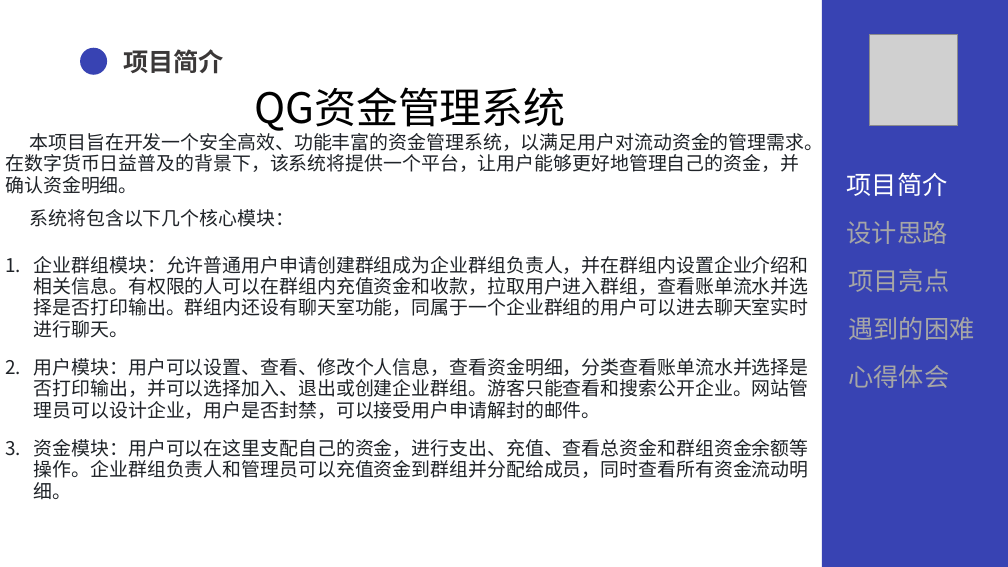
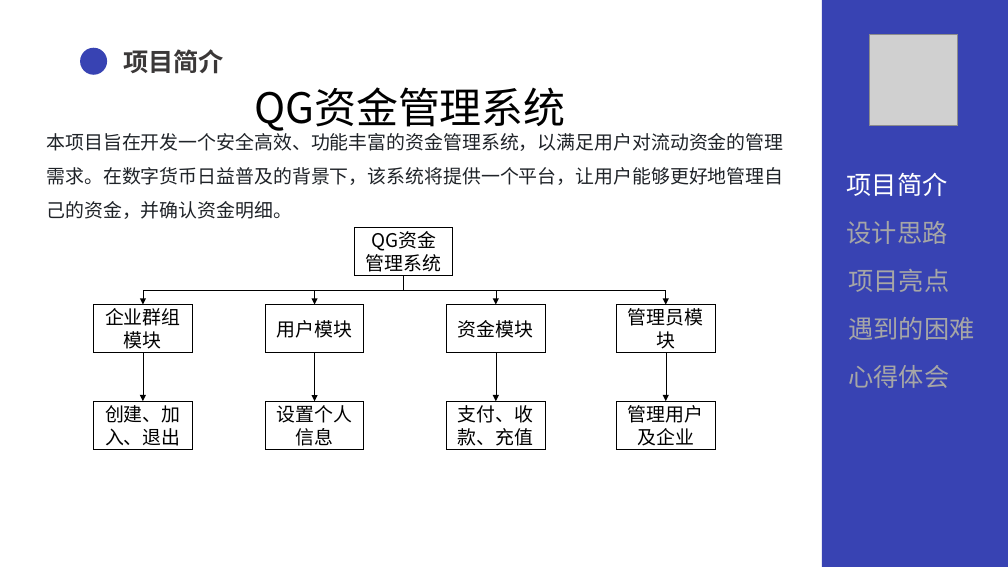
Before and after one commit to fjm0126/Qg-MoneySystem, a slide deck: slide 4 of doucument/QG答辩.pptx. Drawn at 1008x567 pixels with LibreOffice and Linux fonts; fonts in the diff are those of the drawing; grey boxes stand for pictures. Boxes give left, top, right and bottom in pixels: in the first picture for what was removed or moved away, otherwise in the second. Text is boxed around its words. In the diff, an @@ line names an element or a change of style, - is before the commit and + after.

```diff
--- a/doucument/QG答辩.pptx
+++ b/doucument/QG答辩.pptx
@@ text at (46, 130, 783, 219): text changed @@
-本项目旨在开发一个安全高效、功能丰富的资金管理系统，以满足用户对流动资金的管理需求。在数字货币日益普及的背景下，该系统将提供一个平台，让用户能够更好地管理自己的资金，并确认资金明细。
-系统将包含以下几个核心模块：
-1. 企业群组模块：允许普通用户申请创建群组成为企业群组负责人，并在群组内设置企业介绍和相关信息。有权限的人可以在群组内充值资金和收款，拉取用户进入群组，查看账单流水并选择是否打印输出。群组内还设有聊天室功能，同属于一个企业群组的用户可以进去聊天室实时进行聊天。
-2. 用户模块：用户可以设置、查看、修改个人信息，查看资金明细，分类查看账单流水并选择是否打印输出，并可以选择加入、退出或创建企业群组。游客只能查看和搜索公开企业。网站管理员可以设计企业，用户是否封禁，可以接受用户申请解封的邮件。
-3. 资金模块：用户可以在这里支配自己的资金，进行支出、充值、查看总资金和群组资金余额等操作。企业群组负责人和管理员可以充值资金到群组并分配给成员，同时查看所有资金流动明细。
+本项目旨在开发一个安全高效、功能丰富的资金管理系统，以满足用户对流动资金的管理
+需求。在数字货币日益普及的背景下，该系统将提供一个平台，让用户能够更好地管理自
+己的资金，并确认资金明细。
@@ rectangle added at (355, 228, 453, 276), fill #FFFFFF, outline #000000 1 pt, 18 pt, text #000000 @@
+QG资金管理系统
@@ elbow arrow added from (404, 276) to (143, 305), #000000 0.5 pt @@
@@ elbow arrow added from (404, 276) to (315, 305), #000000 0.5 pt @@
@@ elbow arrow added from (404, 276) to (496, 305), #000000 0.5 pt @@
@@ elbow arrow added from (404, 276) to (666, 305), #000000 0.5 pt @@
@@ rectangle added at (94, 305, 192, 353), fill #FFFFFF, outline #000000 1 pt, 18 pt, text #000000 @@
+企业群组模块
@@ rectangle added at (265, 305, 364, 353), fill #FFFFFF, outline #000000 1 pt, 18 pt, text #000000 @@
+用户模块
@@ rectangle added at (447, 305, 545, 353), fill #FFFFFF, outline #000000 1 pt, 18 pt, text #000000 @@
+资金模块
@@ rectangle added at (616, 305, 715, 353), fill #FFFFFF, outline #000000 1 pt, 18 pt, text #000000 @@
+管理员模块
@@ arrow added from (143, 353) to (143, 402), #000000 0.5 pt @@
@@ arrow added from (315, 353) to (315, 402), #000000 0.5 pt @@
@@ arrow added from (496, 353) to (496, 402), #000000 0.5 pt @@
@@ arrow added from (666, 353) to (666, 402), #000000 0.5 pt @@
@@ rectangle added at (94, 402, 192, 450), fill #FFFFFF, outline #000000 1 pt, 18 pt, text #000000 @@
+创建、加入、退出
@@ rectangle added at (265, 402, 364, 450), fill #FFFFFF, outline #000000 1 pt, 18 pt, text #000000 @@
+设置个人信息
@@ rectangle added at (447, 402, 545, 450), fill #FFFFFF, outline #000000 1 pt, 18 pt, text #000000 @@
+支付、收款、充值
@@ rectangle added at (616, 402, 715, 450), fill #FFFFFF, outline #000000 1 pt, 18 pt, text #000000 @@
+管理用户及企业
```
Also in this commit, not shown: 10 other slides changed, 1 other file.
